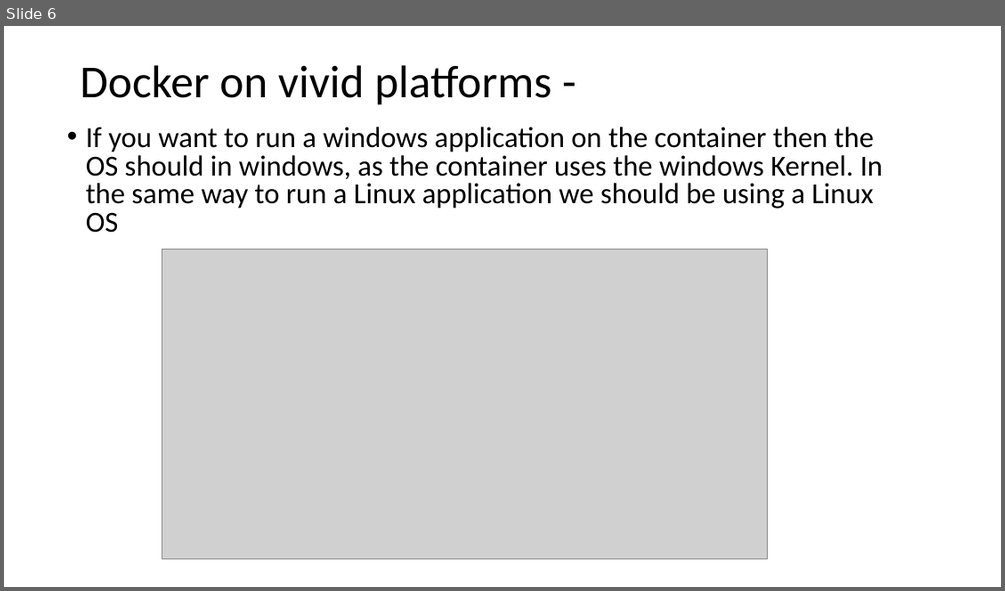
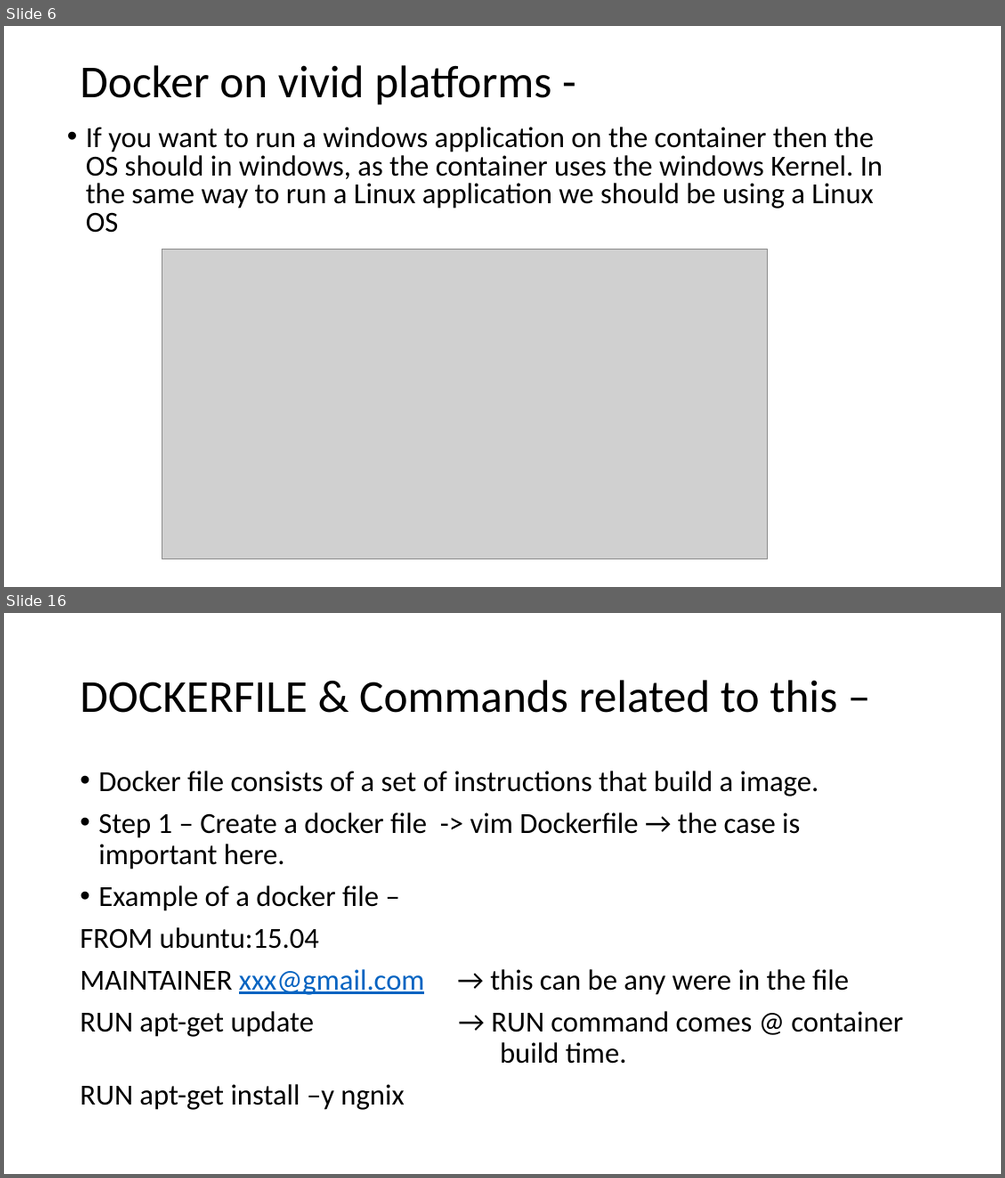
Before and after one commit to Ritesh007/Documents, a slide deck: Docker/docker.pptx. Shown one above the other, each under a label of ours: slide 6 before the commit, slides 6 and 16 after it; the slides between them are not shown. The pictures are 1005x591 and 1005x1178 pixels, drawn with LibreOffice and Linux fonts; fonts in the diff are those of the drawing; grey boxes stand for pictures. Boxes give left, top, right and bottom in pixels: in the first picture for what was removed or moved away, otherwise in the second. Text is boxed around its words. In the diff, an @@ line names an element or a change of style, - is before the commit and + after.

Commit message:
Docker ppt updated..

```diff
--- a/Docker/docker.pptx
+++ b/Docker/docker.pptx
@@ slide 16 added at box(4, 613, 1001, 1174), background #FFFFFF @@
@@ title added at box(80, 680, 837, 713), 44 pt, text #000000 @@
+DOCKERFILE & Commands related to this –
@@ text added at box(80, 771, 903, 1110), 28 pt, text #000000 @@
+• Docker file consists of a set of instructions that build a image.
+• Step 1 – Create a docker file -> vim Dockerfile → the case is important here.
+• Example of a docker file –
+FROM ubuntu:15.04
+MAINTAINER xxx@gmail.com → this can be any were in the file
+RUN apt-get update → RUN command comes @ container build time.
+RUN apt-get install –y ngnix
```
Also in this commit, not shown: 15 other slides added.
